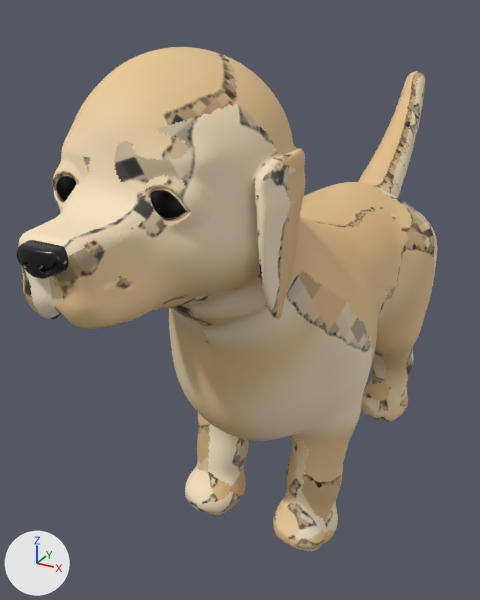
The glTF model OloEditor/SandboxProject/Assets/Models/Dog/Dog.gltf as it was, and as the next commit left it.
Rendered twice from a 50 mm lens placed at (0.372, -0.94, 0.738), pointed at (-0.085, -0.108, 0.322). The axes (+X, +Y, +Z) are drawn at lower left. The lights are the same throughout. The picture after the commit comes second. Vertices at exactly the same position are counted once.

Objects in the first picture: 'Dog'.
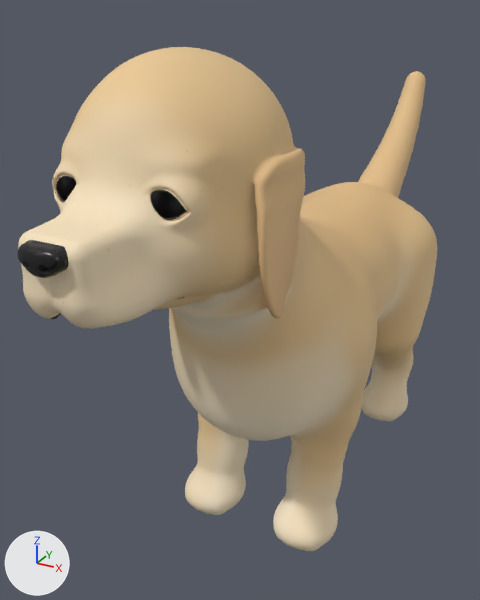
Edits to the bpy script that builds the scene:
```text
Change me_dog_001:
    used by ob_dog; location = (0.0, 0.0, 0.0)
    remove me_dog_001.from_pydata(...)  # 128977 vertices, 256808 faces; spans x -0.149..0.149, y -0.594..0.5, z -0.001..0.704
    add me_dog_001.from_pydata(...)  # 128755 vertices, 256364 faces; spans x -0.149..0.149, y -0.594..0.5, z -0.001..0.704
    me_dog_001 part 1: 1274 vertices moved within x -0.121..0.121, y -0.594..-0.267, z 0.456..0.704; 3075 vertices removed from x -0.121..0.121, y -0.594..-0.345, z 0.455..0.704; 2822 vertices added at x -0.121..0.121, y -0.594..-0.345, z 0.455..0.704
    me_dog_001 part 2: 101 vertices moved from x -0.095..0.095, y -0.06..0.453, z 0.404..0.51 to x -0.095..0.095, y -0.062..0.453, z 0.405..0.51; 332 vertices removed from x -0.098..0.098, y -0.068..0.432, z 0.399..0.487; 376 vertices added at x -0.097..0.097, y -0.069..0.432, z 0.4..0.486
    me_dog_001 part 3: 49 vertices moved from x -0.144..0.144, y -0.319..0.104, z 0.177..0.329 to x -0.144..0.144, y -0.319..0.105, z 0.177..0.331; 129 vertices removed from x -0.148..0.148, y -0.319..0.1, z 0.176..0.341; 122 vertices added at x -0.148..0.148, y -0.319..0.101, z 0.176..0.34
    other edits to the shape of me_dog_001 do not show in these pictures
```

Changed parts and their boxes [x1, y1, x2, y2] in the pictures (480 x 600 px; the box of a moved part takes in the faces that stretch with it):
part 1 of me_dog_001, moved or reshaped
    both: [17, 47, 298, 294]
part 2 of me_dog_001, moved or reshaped
    both: [300, 141, 394, 248]
part 3 of me_dog_001, moved or reshaped (mostly hidden)
    both: [202, 340, 370, 412]
